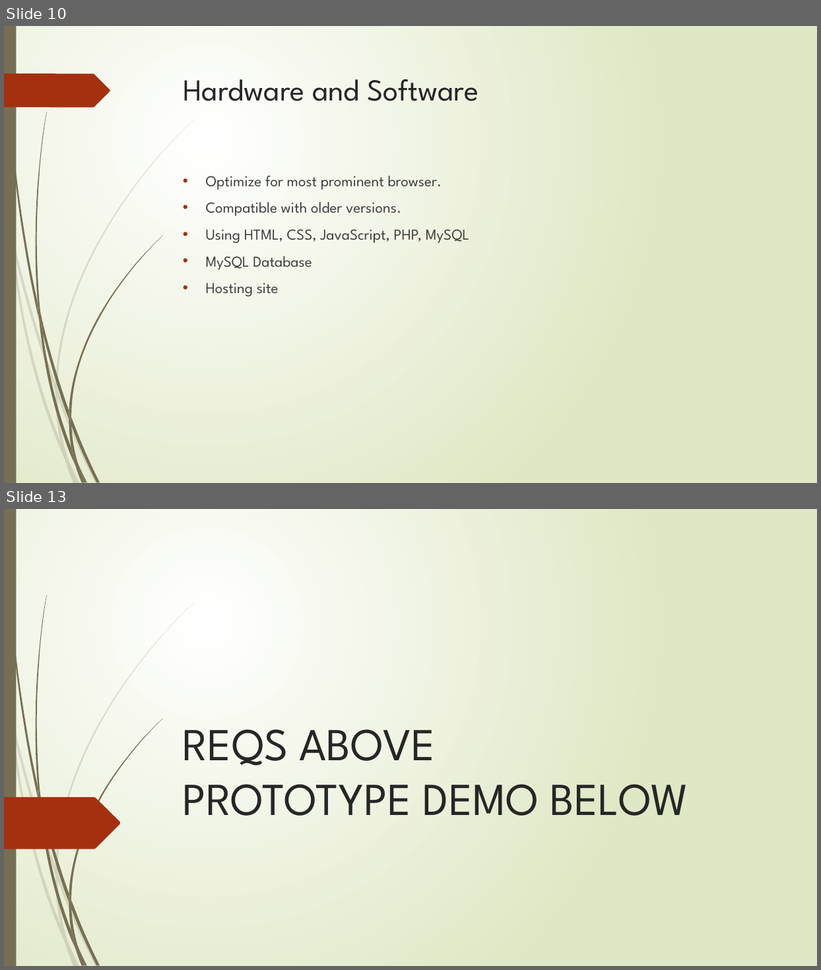
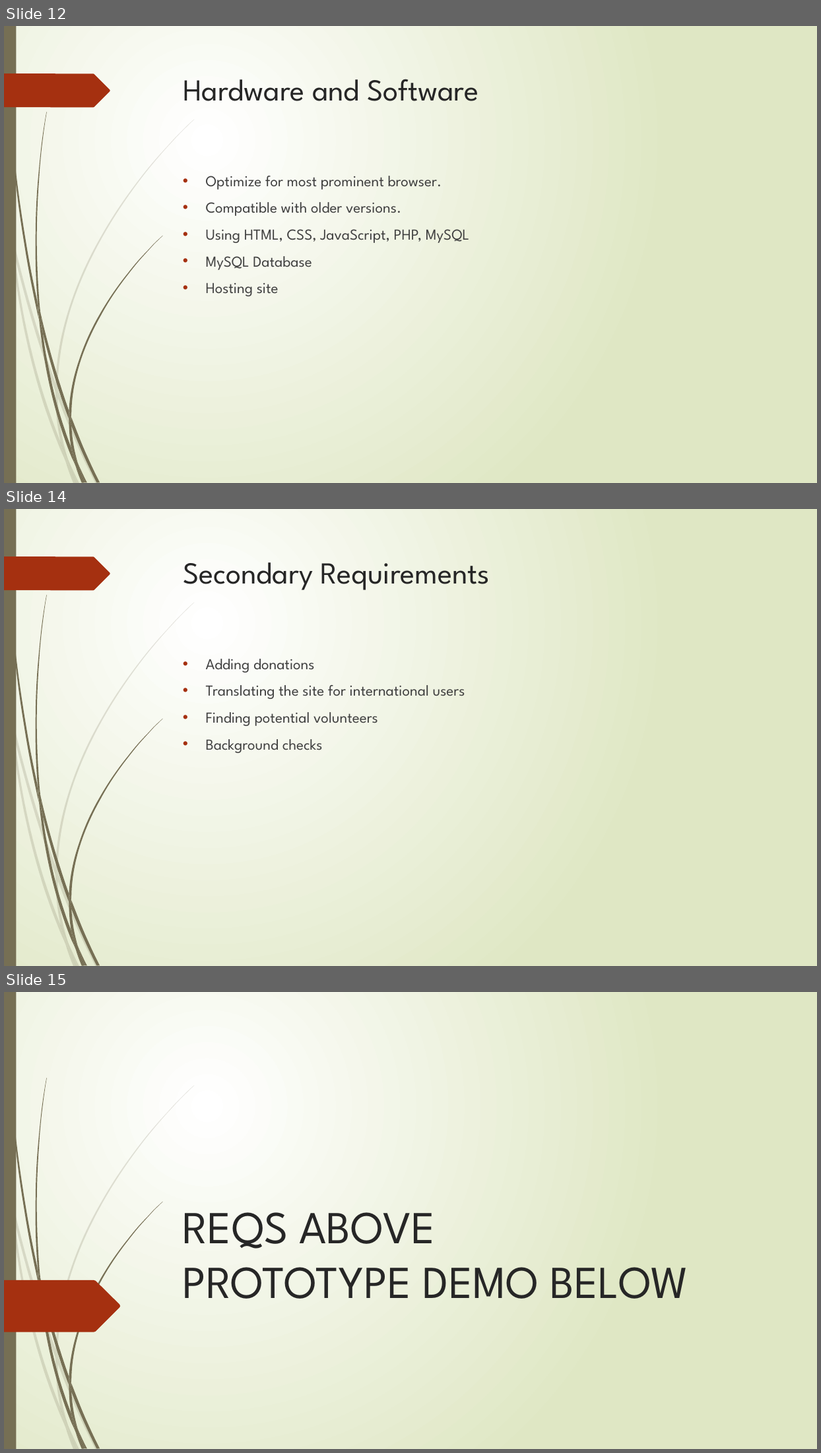
Before and after one commit to cs480GroupCAKE/PIEWebsite, a slide deck: Presentation/12.8.15 Presentation (Revised).pptx. Shown one above the other, each under a label of ours: slides 10 and 13 before the commit, slides 12, 14 and 15 after it; the slides between them are not shown. The pictures are 821x970 and 821x1453 pixels, drawn with LibreOffice and Linux fonts; fonts in the diff are those of the drawing. Boxes give left, top, right and bottom in pixels: in the first picture for what was removed or moved away, otherwise in the second. Text is boxed around its words. In the diff, an @@ line names an element or a change of style, - is before the commit and + after.

```diff
--- a/Presentation/12.8.15 Presentation (Revised).pptx
+++ b/Presentation/12.8.15 Presentation (Revised).pptx
@@ slide 14 added at box(4, 509, 817, 966), background gradient #FFFFFF to #DFE8C4; not listed: 24 template elements that a slide beside it also shows @@
@@ title added at box(183, 562, 490, 590), 36 pt, text #262626 @@
+Secondary Requirements
@@ text added at box(206, 659, 465, 753), 18 pt, text #404040 @@
+• Adding donations
+• Translating the site for international users
+• Finding potential volunteers
+• Background checks
@@ what was slide 10 is now slide 12 @@
@@ what was slide 13 is now slide 15 @@
```
Also in this commit, not shown: 4 slides changed, 3 other slides added, 2 slides removed, 1 other file.
